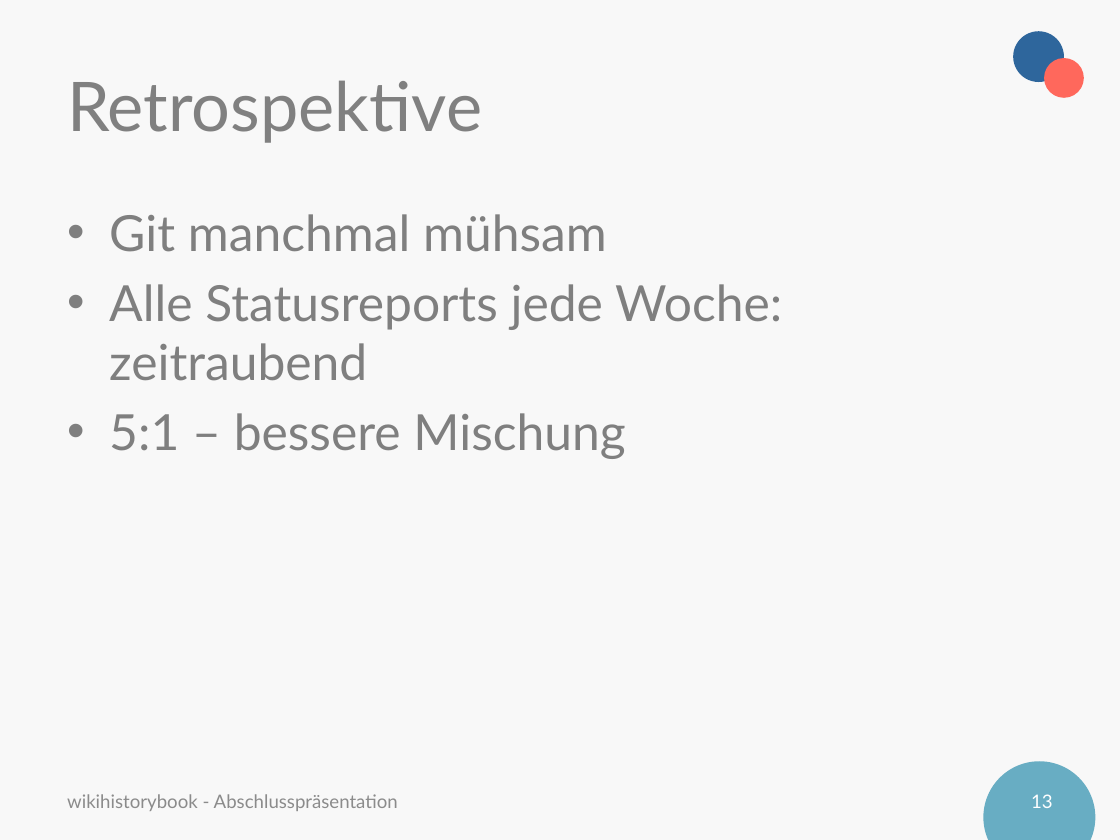
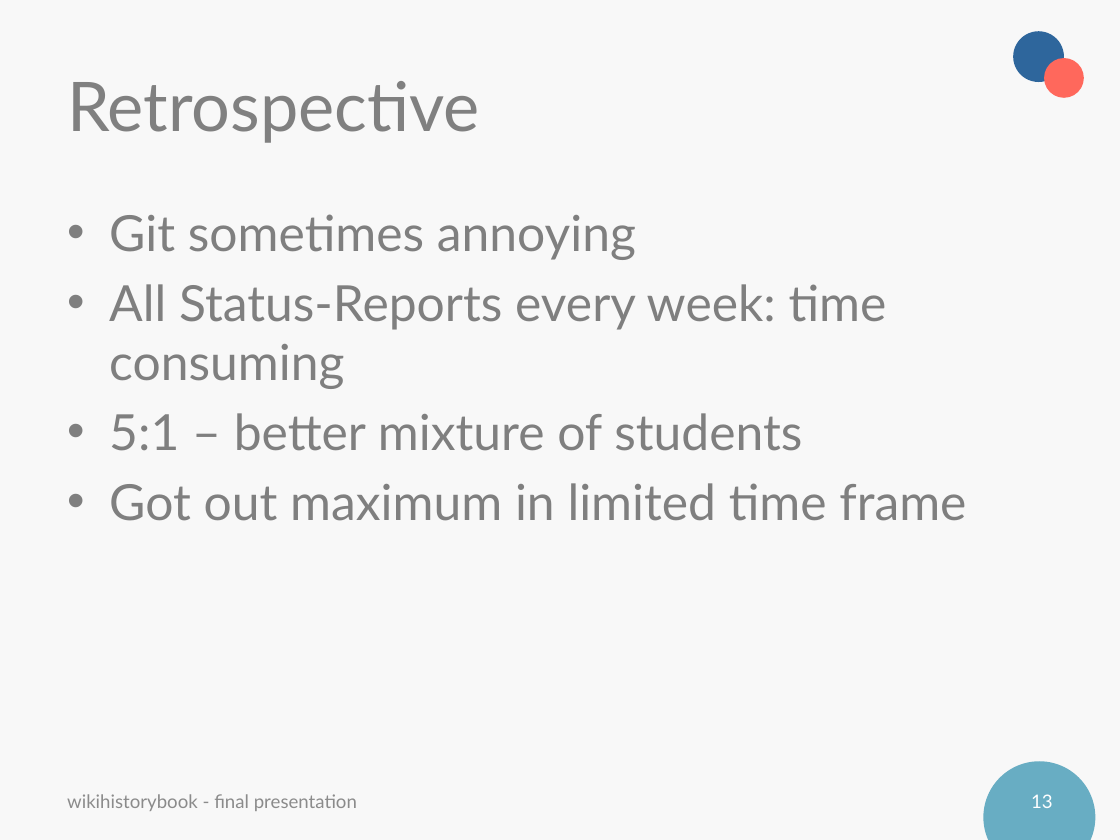
Before and after one commit to fluehmann/wikihistorybook, a slide deck: slide 13 of administration/Sprint presentations/Präsentation_Abschluss_wiki.pptx. Drawn at 1120x840 pixels with LibreOffice and Linux fonts; fonts in the diff are those of the drawing; background and template pictures are left out. Boxes give left, top, right and bottom in pixels: in the first picture for what was removed or moved away, otherwise in the second. Text is boxed around its words. In the diff, an @@ line names an element or a change of style, - is before the commit and + after.

```diff
--- a/administration/Sprint presentations/Präsentation_Abschluss_wiki.pptx
+++ b/administration/Sprint presentations/Präsentation_Abschluss_wiki.pptx
@@ title at (67,81,480,143): text changed @@
-Retrospektive
+Retrospective
@@ text at (109,214,966,521): text changed @@
-• Git manchmal mühsam
-• Alle Statusreports jede Woche: zeitraubend
-• 5:1 – bessere Mischung
+• Git sometimes annoying
+• All Status-Reports every week: time consuming
+• 5:1 – better mixture of students
+• Got out maximum in limited time frame
@@ text at (67,794,357,811): text changed @@
-wikihistorybook - Abschlusspräsentation
+wikihistorybook - final presentation
```
Also in this commit, not shown: 14 other slides changed.
